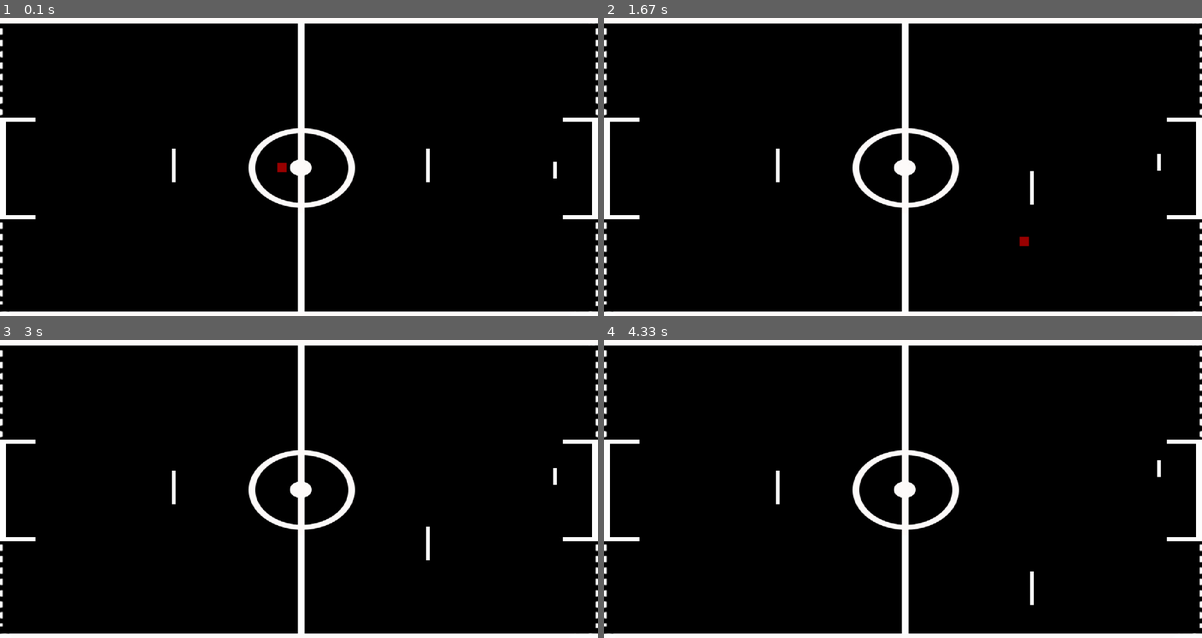
Above: before the commit, frames 1-4 (two rows, left to right).
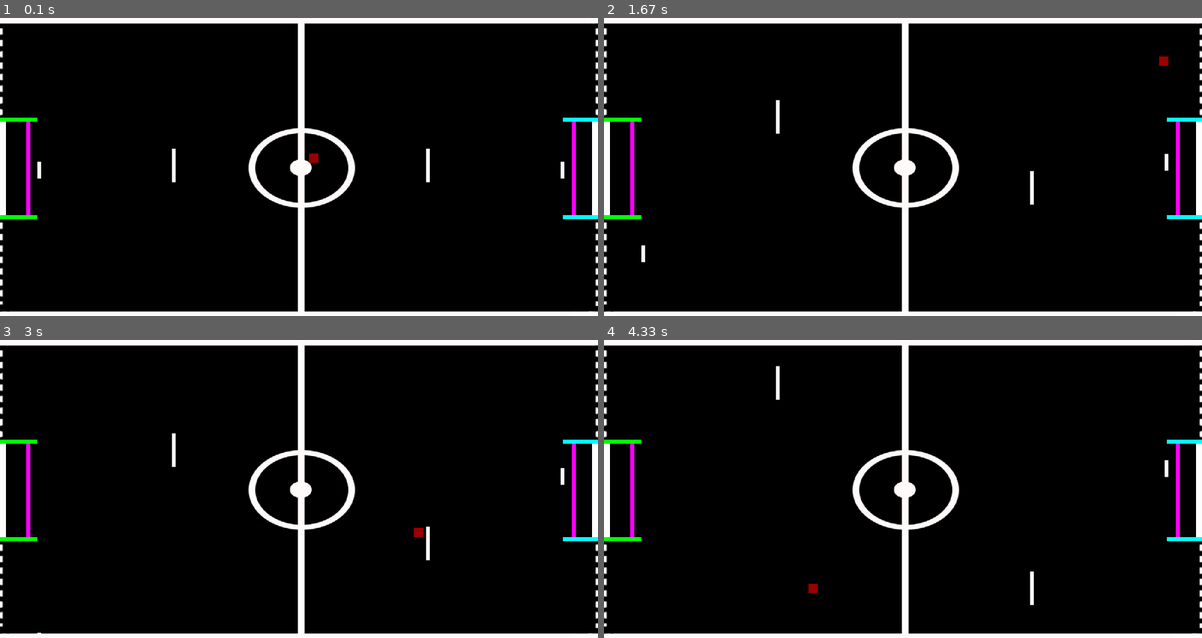
Above: after the commit, the same moments.

Repository: ThiagoSimo1121/LPC-2023_2
Game: pygame game, started from jogo-inedito/main.py
Same seed, same stepped clock (60 frames per second), same inputs: the game is played once before the commit and once after it.
Inputs:
- Up to frame 1 (0.1 s): no input
- Up to frame 2 (1.67 s): hold W 0.33-0.8 s; hold A 0.83-1.37 s; tap J at 0.9, 1.2, 1.47 s; tap U at 0.98 s; hold S from 1.4 s (still down); tap I at 1.55 s
- Up to frame 3 (3 s): release S at 1.7 s; hold A 1.73-2.13 s; tap J at 1.8, 2.1, 2.23, 2.63 s; hold W 2.17-2.53 s; tap U at 2.32 s; hold S 2.57-2.93 s; tap I at 2.72 s; hold A from 2.97 s (still down)
- Up to frame 4 (4.33 s): tap J at 3.03, 3.33, 3.53, 3.87, 4.17 s; release A at 3.43 s; hold W 3.47-3.77 s; tap U at 3.62 s; hold A from 3.8 s (still down); tap I at 3.95 s

The runs differ from the first frame. In frame 1, 1.1% of the frame differs, in the area x 0-100%, y 33-68%; in frame 2, 1.3%, in the area x 0-100%, y 12-82%; in frame 3, 1.2%; in frame 4, 1.2%.

Commit message:
update the game

Diff:
--- a/jogo-inedito/ball.py
+++ b/jogo-inedito/ball.py
@@ -1,29 +1,11 @@
 class Ball:
 
-    def __init__(self, status, dest_x, dest_y, color, width, height, speedx, speedy):
+    def __init__(self, status, x, y, color, width, height, speedx, speedy):
         self.status = status
-        self.dest_x = dest_x
-        self.dest_y = dest_y
+        self.x = x
+        self.y = y
         self.color = color
         self.width = width
         self.height = height
         self.speedx = speedx
         self.speedy = speedy
-
-    def set_positionx(self, dest_x):
-        self.dest_x = dest_x
-
-    def set_positiony(self, dest_y):
-        self.dest_y = dest_y
-
-    def get_positionx(self):
-        return self.dest_x
-
-    def get_positiony(self):
-        return self.dest_y
-
-    def set_speedx(self, speedx):
-        self.speedx = speedx
-
-    def set_speedy(self, speedy):
-        self.speedy = speedy
--- a/jogo-inedito/main.py
+++ b/jogo-inedito/main.py
@@ -1,13 +1,13 @@
 import pygame
-import paddle
-import ball
+import random
 
 pygame.init()
 
 clock = pygame.time.Clock()
+r = random.randint(-5, 5)
 paddle_color = (250, 250, 250)
-screen_width = 1600 #original size 900
-screen_height = 800 #original size 600
+screen_width = 1600  # original size 900
+screen_height = 800  # original size 600
 screen = pygame.display.set_mode((screen_width, screen_height))
 pygame.display.set_caption('futpong')
 
@@ -15,48 +15,84 @@
 imp = pygame.image.load("./assets/jogo-campo.jpg").convert()
 field = pygame.transform.scale(imp, (screen_width, screen_height))
 
-player1_quarterback = paddle.Paddle(screen_width/2 -340,  350, paddle_color, 10, 90)
-player1_goalkeeper = paddle.Paddle(100,  385, paddle_color, 10, 45)
-ia_front_paddle_rect = pygame.Rect(screen_width/2 + 340, 350, 10, 90) #original position (60, 250, 10, 90)
-ia_back_paddle_rect = pygame.Rect(screen_width - 120, 385, 10, 45) #original position (810, 275, 10, 45)
+player_front_paddle_rect = pygame.Rect(screen_width / 2 - 340, 350, 10, 90)  # original position (340, 250, 10, 90)
+player_back_paddle_rect = pygame.Rect(100, 385, 10, 45)  # original position (90, 275, 10, 45)
+ia_front_paddle_rect = pygame.Rect(screen_width / 2 + 340, 350, 10, 90)  # original position (60, 250, 10, 90)
+ia_back_paddle_rect = pygame.Rect(screen_width - 100, 385, 10, 45)  # original position (810, 275, 10, 45)
 
-'''
-player_front_paddle_rect = pygame.Rect(screen_width/2 - 340, 350, 10, 90) #original position (340, 250, 10, 90)
-player_back_paddle_rect = pygame.Rect(100, 385, 10, 45) #original position (90, 275, 10, 45)
-ia_front_paddle_rect = pygame.Rect(screen_width/2 + 340, 350, 10, 90) #original position (60, 250, 10, 90)
-ia_back_paddle_rect = pygame.Rect(screen_width - 120, 385, 10, 45) #original position (810, 275, 10, 45)
-'''
-player_front_paddle_rect = pygame.Rect(player1_quarterback.dest_x, player1_quarterback.dest_y, player1_quarterback.width, player1_quarterback.height) #original position (340, 250, 10, 90)
-player_back_paddle_rect = pygame.Rect(player1_goalkeeper.dest_x, player1_goalkeeper.dest_y, player1_goalkeeper.width, player1_goalkeeper.height)
-b = ball.Ball(1 ,screen_width/2 - 8, screen_height/2 - 12, (155, 0, 0), 25, 25, 10, 0)
-ball_rect = pygame.Rect(b.dest_x, b.dest_y, b.width, b.height)
-def ball_left():
-    ball_rect.move_ip(-b.speedx, b.speedy)
-    #return True
+ball_rect = pygame.Rect(screen_width / 2 - 8, screen_height / 2 - 12, 25, 25)
 
-def ball_right():
-    ball_rect.move_ip(b.speedx, b.speedy)
-    #return True
+goal_player_rect1 = pygame.Rect(0, 267, 100, 11)
+goal_player_rect2 = pygame.Rect(0, 528, 100, 11)
+goal_ia_rect1 = pygame.Rect(screen_width - 94, 267, 100, 11)
+goal_ia_rect2 = pygame.Rect(screen_width - 94, 528, 100, 11)
+player_goal_line_rect = pygame.Rect(70, 278, 11, 250)
+ia_goal_line_rect = pygame.Rect(screen_width - 70, 278, 11, 250)
 
+ball_speedx = 7
+ball_speedy = r
+paddle_speed = 0
+max_speed = 12
+hit = False
 status = True
-while status:
+timer = 0
+player_goals = 0
+ia_goals = 0
+
+def balls_moviments():
+    global ball_speedy, ball_speedx, hit
+
+    ball_rect.x = ball_rect.x + ball_speedx
+    ball_rect.y = ball_rect.y + ball_speedy
+
+    if (ball_rect.left <= 0 or ball_rect.right >= screen_width) and hit == False:
+        ball_speedx = -ball_speedx
+        hit = True
+
+    if (ball_rect.top <= 0 or ball_rect.bottom >= screen_height) and hit == False:
+        ball_speedy = -ball_speedy
+        hit = True
+
+    if (ball_rect.x >= 20 and ball_rect.x <= 1400) or (ball_rect.y >= 20 and ball_rect.y <= 1700):
+        hit = False
+
+    if hit == False and (ball_rect.colliderect(player_front_paddle_rect)):
+        ball_speedx = -ball_speedx
+        ball_speedy = -ball_speedy
+        hit = True
+
+
+
+while status :
+    # drawing on screen
     screen.fill((0, 0, 0))
     screen.blit(field, (0, 0))
     player_front_paddle = pygame.draw.rect(screen, paddle_color, player_front_paddle_rect)
-    #player_back_paddle = pygame.draw.rect(screen, paddle_color, player_back_paddle_rect)
+    player_back_paddle = pygame.draw.rect(screen, paddle_color, player_back_paddle_rect)
 
     ia_front_paddle = pygame.draw.rect(screen, paddle_color, ia_front_paddle_rect)
     ia_back_paddle = pygame.draw.rect(screen, paddle_color, ia_back_paddle_rect)
 
-    ball = pygame.draw.rect(screen,(155, 0, 0), ball_rect)
-    if b.status == 1:
-        ball_left()
+    goal_player1 = pygame.draw.rect(screen, (0, 255, 0), goal_player_rect1)
+    goal_player2 = pygame.draw.rect(screen, (0, 255, 0), goal_player_rect2)
+    goal_ia1 = pygame.draw.rect(screen, (0, 255, 255,), goal_ia_rect1)
+    goal_ia2 = pygame.draw.rect(screen, (0, 255, 255,), goal_ia_rect2)
+    player_goal_line = pygame.draw.rect(screen,(255, 0, 255), player_goal_line_rect)
+    ia_goal_line = pygame.draw.rect(screen,(255, 0, 255), ia_goal_line_rect)
+
+    ball = pygame.draw.rect(screen, (155, 0, 0), ball_rect)
+
+    # paddle`s moviments
 
     key = pygame.key.get_pressed()
     if key[pygame.K_w]:
         player_front_paddle_rect.move_ip(0, -10)
+        if player_front_paddle_rect.top <= 0:
+            player_front_paddle_rect.top = 0
     elif key[pygame.K_s]:
         player_front_paddle_rect.move_ip(0, 10)
+        if player_front_paddle_rect.bottom >= screen_height:
+            player_front_paddle_rect.bottom = screen_height
     if key[pygame.K_q]:
         player_back_paddle_rect.move_ip(0, -7)
     elif key[pygame.K_a]:
@@ -70,20 +106,18 @@
     elif key[pygame.K_k]:
         ia_back_paddle_rect.move_ip(0, 7)
 
-    if pygame.Rect.colliderect(ball, player_front_paddle_rect) and b.status == 1:
-        b.status = 2
-        b.speedy = 0
-        b.speedy = player1_quarterback.dest_y/100
-    if b.status == 2:
-        ball_right()
-    if pygame.Rect.colliderect(ball, ia_front_paddle_rect) and b.status == 2:
-        b.status = 1
-    #player1_quarterback.set_positiony()
-    print(player_front_paddle_rect.update(player1_quarterback.dest_x, player1_quarterback.dest_y, player1_quarterback.width, player1_quarterback.height))
+    balls_moviments()
+    # player_front_paddle_rect.y = player_front_paddle.y + paddle_speed
 
     for event in pygame.event.get():
         if event.type == pygame.QUIT:
             status = False
-    pygame.display.flip()
+        if event.type == pygame.KEYDOWN:
+            if pygame.K_p:
+                status = False
+            if pygame.K_SPACE:
+                status = True
+
+    pygame.display.update()
     clock.tick(60)
 pygame.quit()
